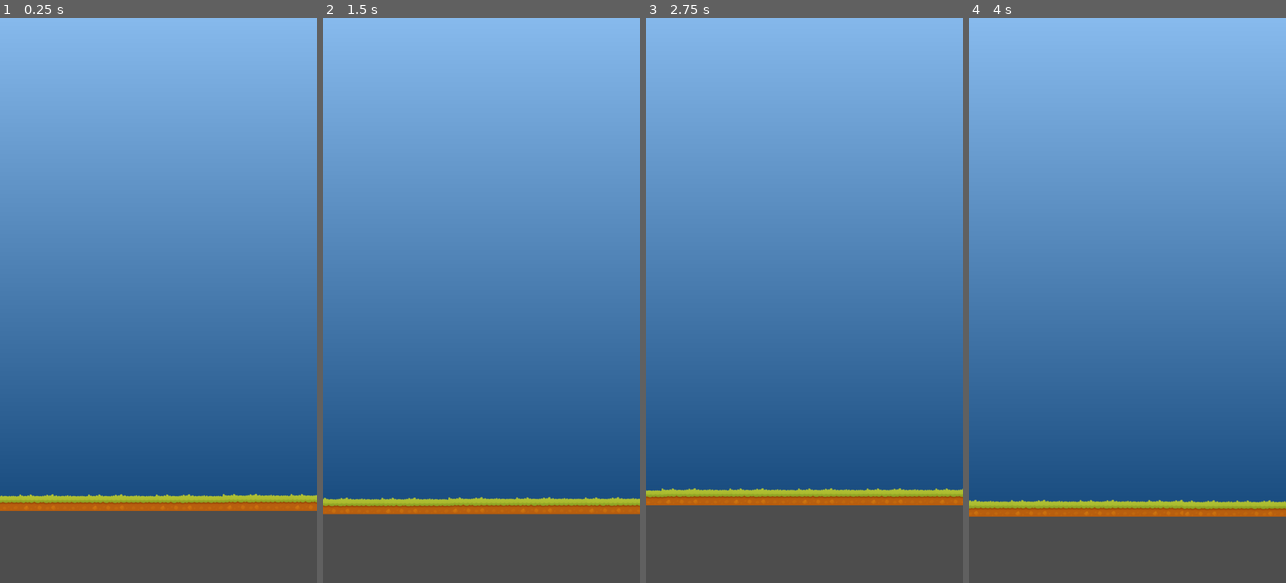
Above: before the commit, frames 1-4 (left to right).
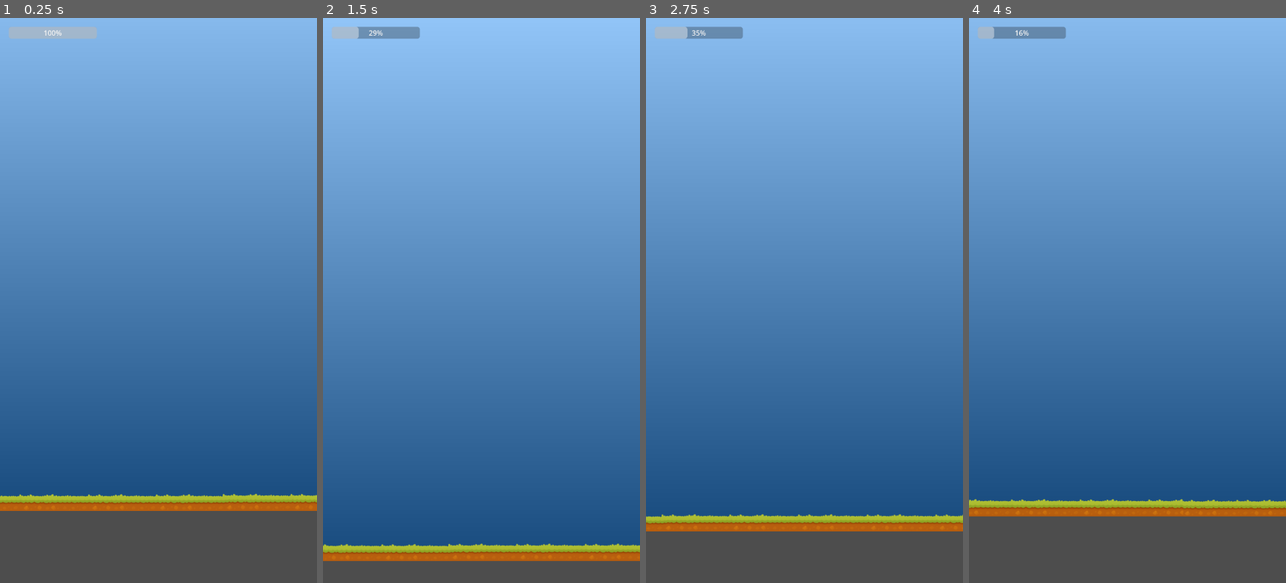
Above: after the commit, the same moments.

Repository: Whirlywack/jetpack
Game: Godot game, scene res://res/main/MainGameScene.tscn
The game is run twice, just before and just after one commit, with the same random seed, the same clock (stepped at 60 frames per second) and the same inputs.
Inputs:
- Up to frame 1 (0.25 s): no input
- Up to frame 2 (1.5 s): tap Enter (ui_accept) at 0.5, 0.6, 0.77, 1.07, 1.35 s
- Up to frame 3 (2.75 s): tap Enter (ui_accept) at 1.52, 1.82, 2.1 s
- Up to frame 4 (4 s): tap Enter (ui_accept) at 2.85, 3.02, 3.32, 3.6, 3.77 s

The runs differ from the first frame. In frame 1, 0.5% of the frame differs, in the area x 2-31%, y 1-4%; in frame 2, 12%, in the area x 0-100%, y 1-97%; in frame 3, 8.0%; in frame 4, 1.1%.

Commit message:
feat: Implement multi-boost jump, energy system, and HUD energy bar
- Added multi-boost capability to Player.gd (up to 3 boosts per airtime).
- Implemented energy consumption per boost and passive energy regeneration.
- Created HUD scene (HUD.tscn, HUD.gd) with a ProgressBar for energy.
- Connected Player's energy state to HUD via signals for real-time updates.
- Added getter methods in Player.gd for energy values.
- MainGameScene.gd now handles signal connection between Player and HUD.

Diff:
--- a/res/actors/player/Player.gd
+++ b/res/actors/player/Player.gd
@@ -1,46 +1,117 @@
 # Player.gd
-# Basic player script for movement, energy, and state logic (scaffold)
+# Implements player movement, multi-boost jumps, and energy system.
 extends CharacterBody2D
 
-# Movement parameters
-var speed := 200.0
-var jump_force := -400.0
-var gravity := 900.0
+signal energy_updated(current_energy_value, max_energy_value)
 
-# Energy system (placeholder)
-var max_energy := 100
-var energy := 100
+# Movement Parameters
+@export var speed := 200.0
+@export var jump_force := -400.0  # Initial jump force from the ground
+@export var gravity := 900.0
 
-# State
+# Air Boost & Energy System (based on specs)
+@export var max_air_boosts := 3
+@export var boost_force := -300.0  # Upward force for each air boost
+@export var max_energy := 100.0
+@export var energy_per_boost := 25.0
+@export var passive_energy_regen_rate := 5.0  # Energy per second, always active
+
+var current_energy := 100.0
+var air_boosts_remaining := 0
+
+# State Management
 enum PlayerState { IDLE, MOVING, JUMPING, FALLING }
-var state := PlayerState.IDLE
+var current_player_state := PlayerState.IDLE
 
 func _ready():
-    pass # TODO: Initialize player
+	current_energy = max_energy
+	# Initialize air_boosts_remaining; if player can start in air, ensure this is set.
+	# For typical ground start, it will be correctly set upon first landing.
+	if is_on_floor():
+		air_boosts_remaining = max_air_boosts
+	else:
+		# If starting in air somehow, might need a different initial value or rely on first landing.
+		air_boosts_remaining = max_air_boosts
+	emit_signal("energy_updated", current_energy, max_energy)
 
 func _physics_process(delta):
-    # 1. Apply Gravity (Affects vertical component of velocity)
-    if not is_on_floor():
-        self.velocity.y += gravity * delta
+	var desired_velocity = velocity
 
-    # 2. Handle Jump Input
-    if Input.is_action_just_pressed("ui_accept") and is_on_floor():
-        self.velocity.y = jump_force
+	# --- Energy Management ---
+	# Passive Energy Regeneration
+	if current_energy < max_energy:
+		current_energy += passive_energy_regen_rate * delta
+		current_energy = min(current_energy, max_energy) # Clamp to max
+		emit_signal("energy_updated", current_energy, max_energy)
 
-    # 3. Set Horizontal Velocity
-    self.velocity.x = speed
+	# --- Vertical Movement (Gravity, Jump, Boosts) ---
+	if not is_on_floor():
+		desired_velocity.y += gravity * delta
+	else:
+		# Reset air boosts when on the ground and not already full (e.g., just landed)
+		if air_boosts_remaining < max_air_boosts:
+			air_boosts_remaining = max_air_boosts
+			# print("Landed, boosts reset to: ", air_boosts_remaining)
 
-    # 4. Execute Movement & Collision Response
-    move_and_slide()
+	# Handle Jump / Air Boost Input
+	if Input.is_action_just_pressed("ui_accept"): # "ui_accept" is usually Spacebar or A button
+		if is_on_floor():
+			desired_velocity.y = jump_force
+			current_player_state = PlayerState.JUMPING
+			# print("Initial jump! Velocity.y: ", desired_velocity.y)
+		elif air_boosts_remaining > 0 and current_energy >= energy_per_boost:
+			desired_velocity.y = boost_force # Apply a fresh boost impulse
+			current_energy -= energy_per_boost
+			emit_signal("energy_updated", current_energy, max_energy)
+			air_boosts_remaining -= 1
+			current_player_state = PlayerState.JUMPING # Treat boosts as part of jumping motion
+			# print("Air boost! Remaining: ", air_boosts_remaining, " Energy: ", current_energy, " Velocity.y: ", desired_velocity.y)
+		# else:
+			# Optional: print reason for not boosting (for debugging)
+			# if air_boosts_remaining <= 0:
+				# print("Cannot boost: No air boosts remaining.")
+			# if current_energy < energy_per_boost:
+				# print("Cannot boost: Not enough energy. Have: ", current_energy, " Need: ", energy_per_boost)
 
-    # 5. Update State Machine
-    if is_on_floor():
-        if self.velocity.x != 0:
-            state = PlayerState.MOVING
-        else:
-            state = PlayerState.IDLE
-    else:
-        if self.velocity.y < 0:
-            state = PlayerState.JUMPING
-        elif self.velocity.y > 0:
-            state = PlayerState.FALLING
+	# --- Horizontal Movement ---
+	# Continuous forward auto-scroll as per specs
+	desired_velocity.x = speed
+
+	# --- Apply Movement & Update State ---
+	velocity = desired_velocity
+	move_and_slide()
+
+	# Update player state based on movement and floor status
+	var _previous_state = current_player_state
+	if is_on_floor():
+		if velocity.x != 0:
+			current_player_state = PlayerState.MOVING
+		else:
+			current_player_state = PlayerState.IDLE
+	else: # In the air
+		# If we were JUMPING and upward velocity has diminished or reversed, we are now FALLING
+		if current_player_state == PlayerState.JUMPING and velocity.y >= 0:
+			current_player_state = PlayerState.FALLING
+		# If not jumping and Y velocity is positive, definitely falling
+		elif current_player_state != PlayerState.JUMPING and velocity.y > 0:
+			current_player_state = PlayerState.FALLING
+		# If Y velocity is negative and not already jumping, it implies a new jump/boost started
+		# This case is handled by input processing setting state to JUMPING directly.
+
+	# Optional: Print state changes for debugging
+	# if current_player_state != _previous_state:
+		# print("State changed from ", PlayerState.keys()[_previous_state], " to ", PlayerState.keys()[current_player_state])
+
+	# Optional: Print values for debugging
+	# print_debug_info()
+
+func print_debug_info():
+	print("Energy: %d/%d | Boosts Left: %d | State: %s | OnFloor: %s | Vel.Y: %.0f" % \
+		[current_energy, max_energy, air_boosts_remaining, PlayerState.keys()[current_player_state], is_on_floor(), velocity.y])
+
+# Getter methods for MainGameScene to access energy values
+func get_current_energy() -> float:
+	return current_energy
+
+func get_max_energy() -> float:
+	return max_energy
--- /dev/null
+++ b/res/main/MainGameScene.gd
@@ -0,0 +1,46 @@
+extends Node2D
+
+# References to be set in _ready
+@onready var player_node: CharacterBody2D
+@onready var hud_node: CanvasLayer
+
+func _ready():
+    # Get references to the Player and HUD nodes
+    # Ensure your Player node is named "Player" and HUD node is named "HUD" in MainGameScene.tscn
+    player_node = get_node_or_null("Player")
+    hud_node = get_node_or_null("HUD")
+
+    if player_node and hud_node:
+        # Connect the player's energy_updated signal to the HUD's update_energy_display function
+        # Make sure 'update_energy_display' is the correct function name in HUD.gd
+        if player_node.has_signal("energy_updated") and hud_node.has_method("update_energy_display"):
+            player_node.energy_updated.connect(hud_node.update_energy_display)
+            print_rich("[color=green]Successfully connected Player's energy_updated to HUD.update_energy_display[/color]")
+
+            # Emit initial energy state from player to HUD if player has the method (it does because we added it)
+            if player_node.has_method("get_current_energy") and player_node.has_method("get_max_energy"):
+                 var initial_energy = player_node.get_current_energy()
+                 var max_energy_val = player_node.get_max_energy()
+                 if hud_node.has_method("set_initial_energy"):
+                    hud_node.set_initial_energy(initial_energy, max_energy_val)
+                 else:
+                    # Fallback if set_initial_energy isn't on HUD, directly update (though set_initial_energy is better)
+                    hud_node.update_energy_display(initial_energy, max_energy_val)
+            elif player_node.current_energy != null and player_node.max_energy != null : # Direct access if methods not present (less ideal)
+                 if hud_node.has_method("set_initial_energy"):
+                    hud_node.set_initial_energy(player_node.current_energy, player_node.max_energy)
+                 else:
+                    hud_node.update_energy_display(player_node.current_energy, player_node.max_energy)
+
+        else:
+            if not player_node.has_signal("energy_updated"):
+                print_rich("[color=red][b]ERROR:[/b] Player node does not have signal 'energy_updated'.[/color]")
+            if not hud_node.has_method("update_energy_display"):
+                print_rich("[color=red][b]ERROR:[/b] HUD node does not have method 'update_energy_display'. Check HUD.gd.[/color]")
+    else:
+        if not player_node:
+            print_rich("[color=red][b]ERROR:[/b] Player node not found in MainGameScene. Check name or path.[/color]")
+        if not hud_node:
+            print_rich("[color=red][b]ERROR:[/b] HUD node not found in MainGameScene. Make sure to instance HUD.tscn and name it 'HUD'.[/color]")
+
+# We need to add these getter methods to Player.gd for robust connection
--- a/res/main/MainGameScene.tscn
+++ b/res/main/MainGameScene.tscn
@@ -1,10 +1,13 @@
-[gd_scene load_steps=4 format=3 uid="uid://cg1pyp2wsxqv6"]
+[gd_scene load_steps=6 format=3 uid="uid://cg1pyp2wsxqv6"]
 
 [ext_resource type="PackedScene" uid="uid://5yndsdja778q" path="res://res/actors/player/Player.tscn" id="1"]
+[ext_resource type="Script" uid="uid://dnii7jkqg486m" path="res://res/main/MainGameScene.gd" id="1_jlbv3"]
 [ext_resource type="PackedScene" uid="uid://cwupcbfpbfnuy" path="res://res/systems/InfiniteGround.tscn" id="2"]
 [ext_resource type="PackedScene" uid="uid://cpdxp1a7jw38i" path="res://res/systems/ParallaxBackground.tscn" id="3"]
+[ext_resource type="PackedScene" uid="uid://e63gitgymibd" path="res://res/ui/HUD.tscn" id="5_h86eg"]
 
 [node name="MainGameScene" type="Node2D"]
+script = ExtResource("1_jlbv3")
 
 [node name="ParallaxBackground" parent="." instance=ExtResource("3")]
 
@@ -14,3 +17,5 @@
 [node name="InfiniteGround" parent="." instance=ExtResource("2")]
 position = Vector2(0, 1260)
 camera_path = NodePath("../Player/Camera2d")
+
+[node name="HUD" parent="." instance=ExtResource("5_h86eg")]
--- /dev/null
+++ b/res/ui/HUD.gd
@@ -0,0 +1,28 @@
+extends CanvasLayer
+
+# Reference to the ProgressBar node, will be set in _ready
+@onready var energy_bar: ProgressBar
+
+func _ready():
+    # We'll need to ensure the ProgressBar node is actually named "EnergyBar" in HUD.tscn
+    # or adjust this path accordingly.
+    energy_bar = get_node_or_null("EnergyBar")
+    if energy_bar == null:
+        print_rich("[color=red][b]ERROR:[/b] HUD.gd could not find EnergyBar node. Make sure it exists in HUD.tscn and is named correctly.[/color]")
+
+# Function to be called by the Player's signal
+func update_energy_display(current_value: float, max_value: float):
+    if energy_bar:
+        energy_bar.max_value = max_value
+        energy_bar.value = current_value
+    # else:
+        # print_rich("[color=yellow]Warning:[/color] EnergyBar node not found in HUD, cannot update display.")
+
+# Example of how to initialize or test the bar if player is not ready yet
+# Called by Player in its _ready function after emitting initial energy
+func set_initial_energy(current_value: float, max_value: float):
+    if energy_bar:
+        energy_bar.max_value = max_value
+        energy_bar.value = current_value
+    # else:
+        # print_rich("[color=yellow]Warning:[/color] EnergyBar node not found in HUD, cannot set initial energy display.")
--- /dev/null
+++ b/res/ui/HUD.tscn
@@ -0,0 +1,12 @@
+[gd_scene load_steps=2 format=3 uid="uid://e63gitgymibd"]
+
+[ext_resource type="Script" uid="uid://8cj72irr05f7" path="res://res/ui/HUD.gd" id="1_tqtk0"]
+
+[node name="HUD" type="CanvasLayer"]
+script = ExtResource("1_tqtk0")
+
+[node name="EnergyBar" type="ProgressBar" parent="."]
+offset_left = 20.0
+offset_top = 20.0
+offset_right = 220.0
+offset_bottom = 47.0
Not shown, added: res/main/MainGameScene.gd.uid
Not shown, added: res/ui/HUD.gd.uid
